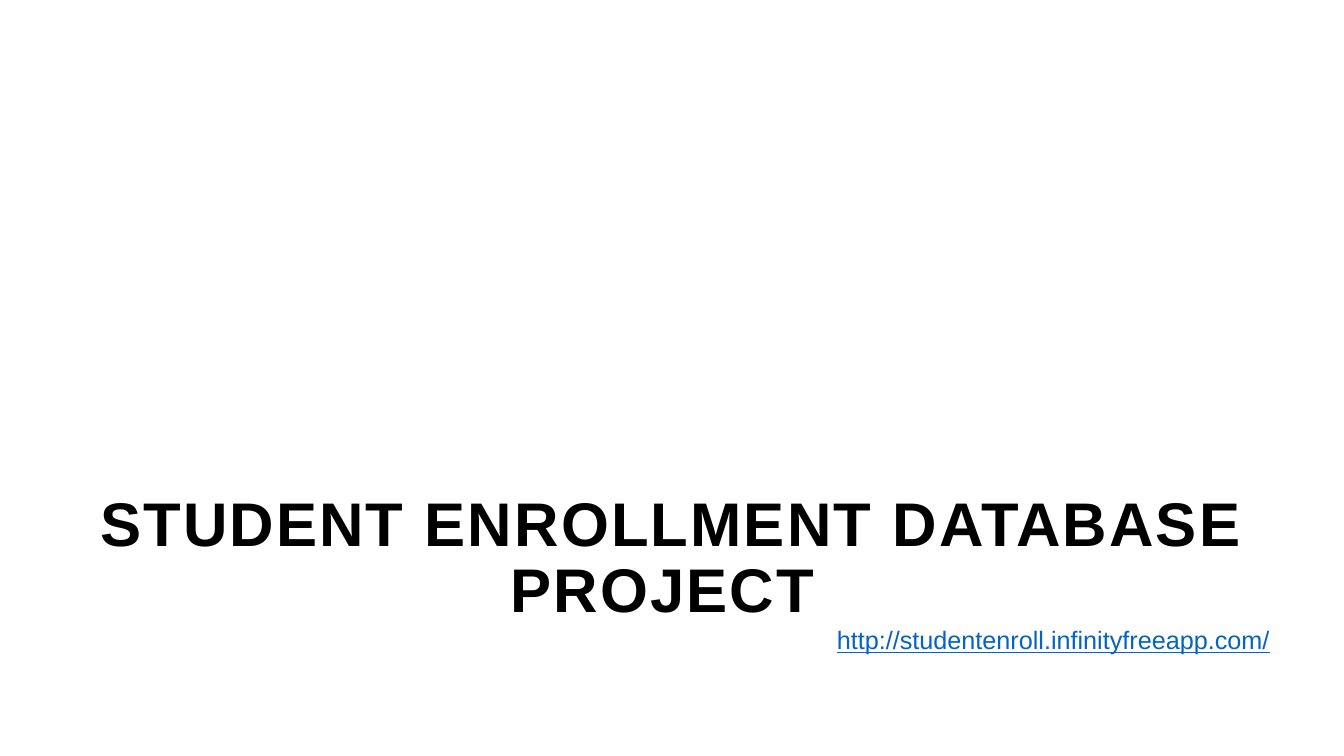
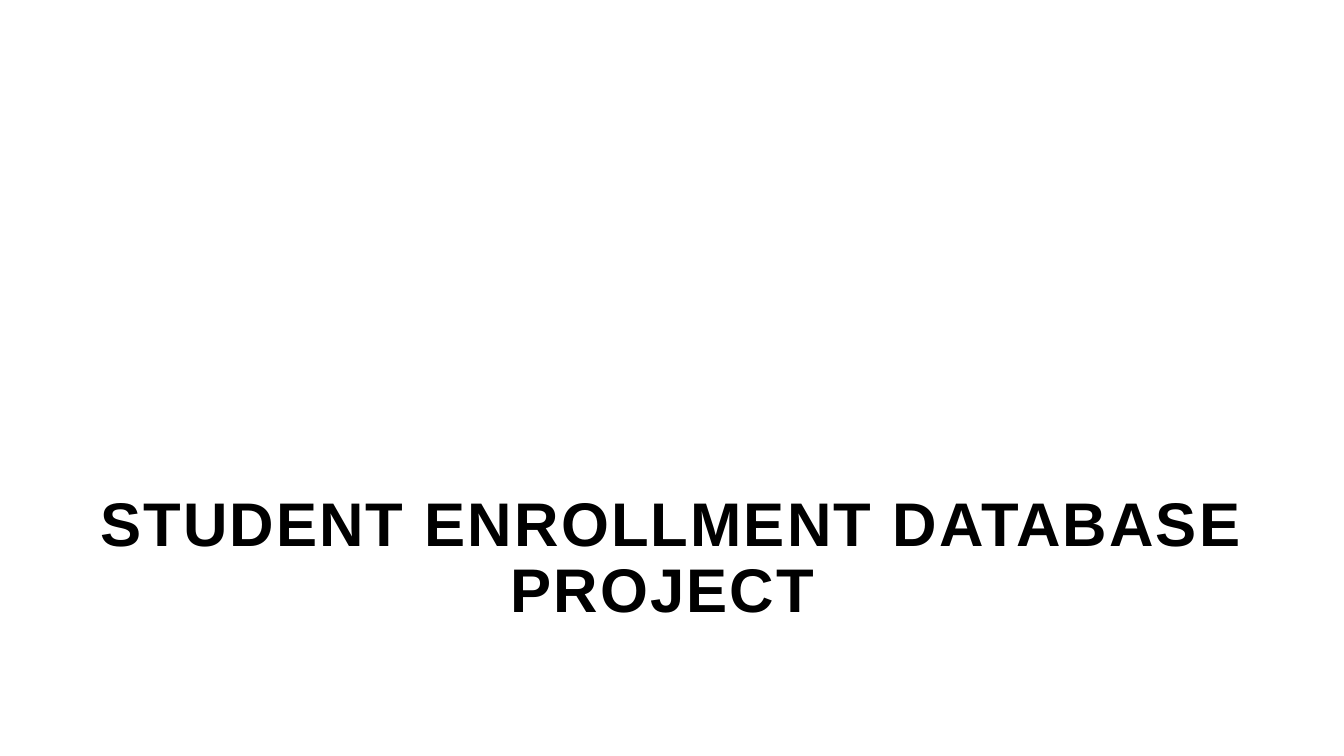
Before and after one commit to College-Projects/StudentEnrollmentDatabase, a slide deck: slide 1 of Student enrollment.pptx. Drawn at 1344x756 pixels with LibreOffice and Linux fonts; fonts in the diff are those of the drawing; background and template pictures are left out. Boxes give left, top, right and bottom in pixels: in the first picture for what was removed or moved away, otherwise in the second. Text is boxed around its words. In the diff, an @@ line names an element or a change of style, - is before the commit and + after.

```diff
--- a/Student enrollment.pptx
+++ b/Student enrollment.pptx
@@ text removed at box(837, 630, 1270, 655) @@
-http://studentenroll.infinityfreeapp.com/
```
Also in this commit, not shown: 1 slide added.
